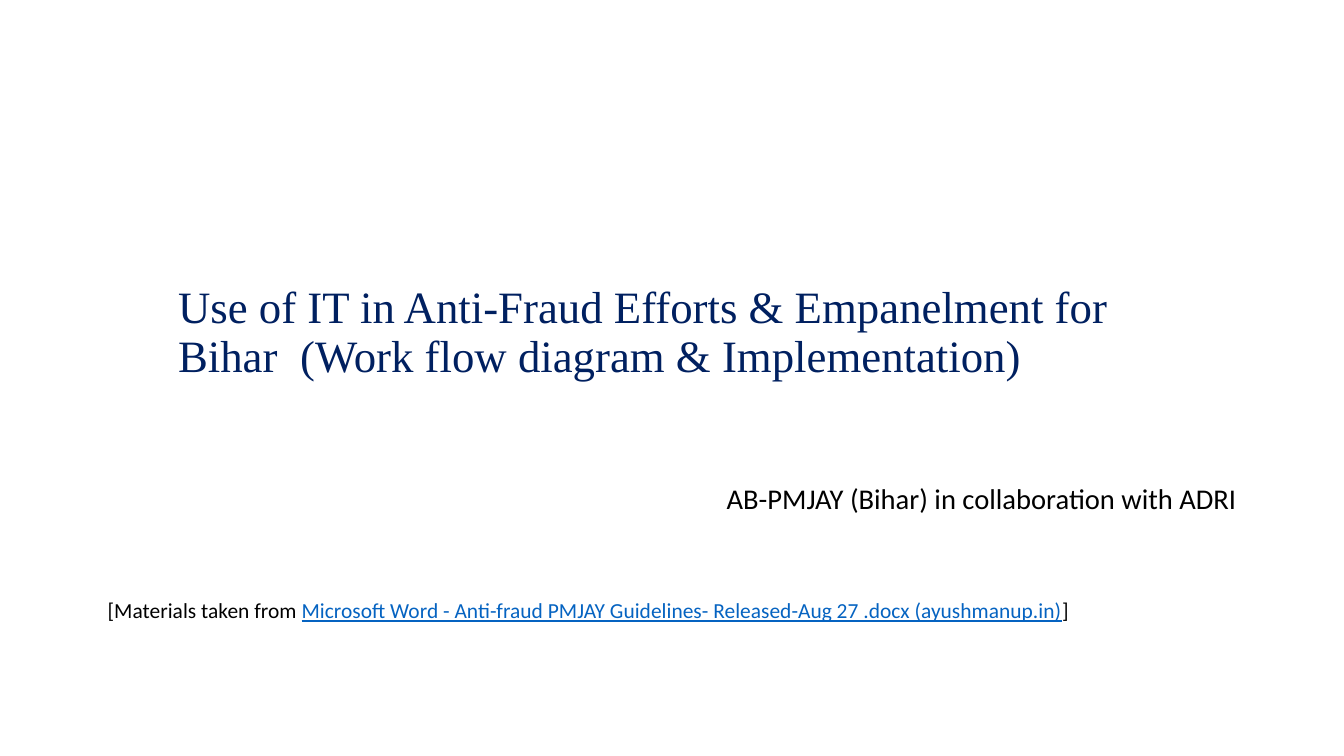
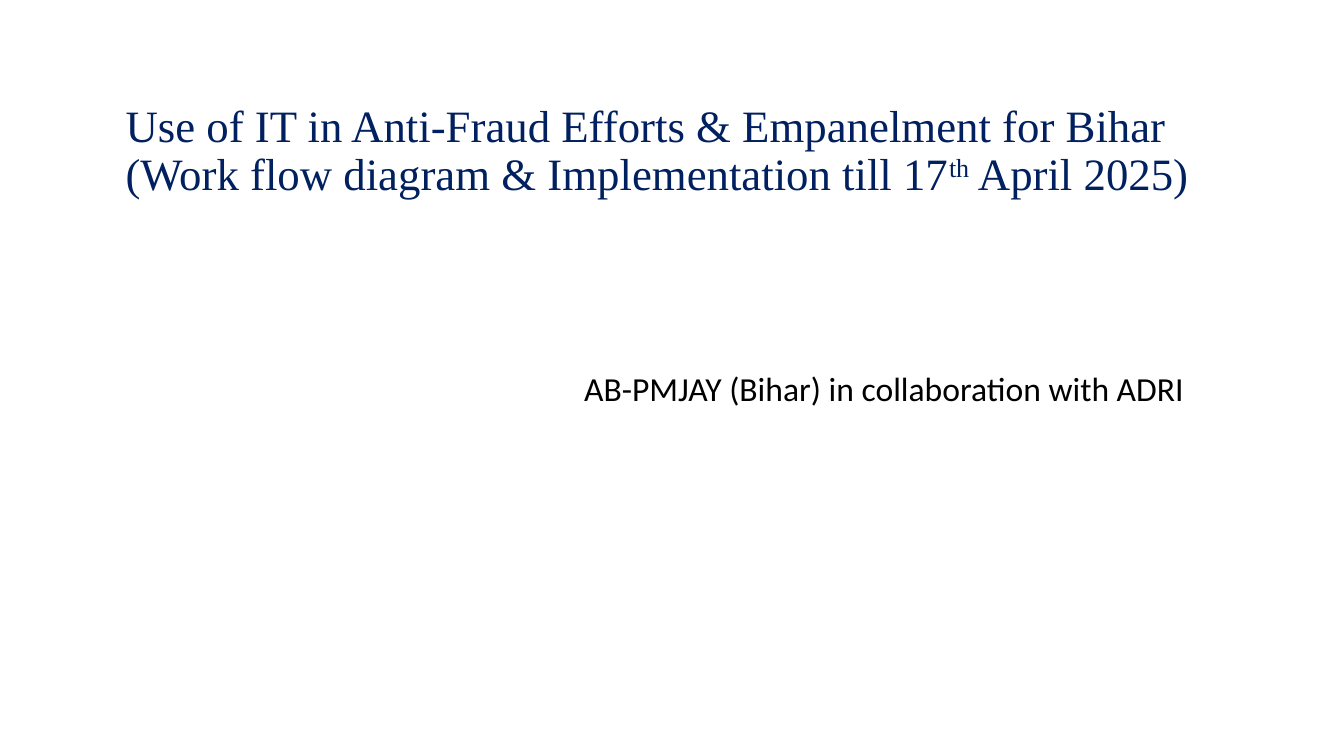
Before and after one commit to Sheepy01/pmjay_fraud_dashboard, a slide deck: slide 1 of Progress Presentation/Fraud_detection_dashboard_presentation_1.pptx. Drawn at 1344x756 pixels with LibreOffice and Linux fonts; fonts in the diff are those of the drawing. Boxes give left, top, right and bottom in pixels: in the first picture for what was removed or moved away, otherwise in the second. Text is boxed around its words. In the diff, an @@ line names an element or a change of style, - is before the commit and + after.

```diff
--- a/Progress Presentation/Fraud_detection_dashboard_presentation_1.pptx
+++ b/Progress Presentation/Fraud_detection_dashboard_presentation_1.pptx
@@ title at [126, 110, 1189, 200]: text changed @@
-Use of IT in Anti-Fraud Efforts & Empanelment for Bihar (Work flow diagram & Implementation)
+Use of IT in Anti-Fraud Efforts & Empanelment for Bihar (Work flow diagram & Implementation till 17th April 2025)
@@ subtitle "AB-PMJAY (Bihar) in collaboration with ...": place and size @@
-subtitle "AB-PMJAY (Bihar) in collaboration with ..." at [108, 488, 1236, 622]
+subtitle "AB-PMJAY (Bihar) in collaboration with ..." at [584, 376, 1184, 406]
@@ subtitle "AB-PMJAY (Bihar) in collaboration with ..." at [584, 376, 1184, 406]: size 20.4 to 24 pt; line spacing 0.7 to 0.9 @@
@@ subtitle at [108, 602, 1069, 622]: paragraph removed @@
-[Materials taken from Microsoft Word - Anti-fraud PMJAY Guidelines- Released-Aug 27 .docx (ayushmanup.in)]
```
Also in this commit, not shown: 11 other slides changed, 6 slides removed, 17 other files.
